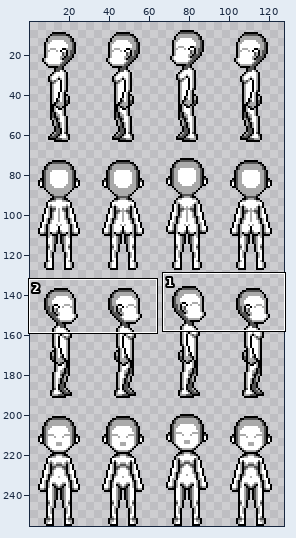
Sprite sheet -- Assets/Character/Female/AvThn/Body/Female_AvThn_Body_Idle.png. The first picture is a wide view before the edit; the outline marks the close-up.
Close-up. First the earlier version:
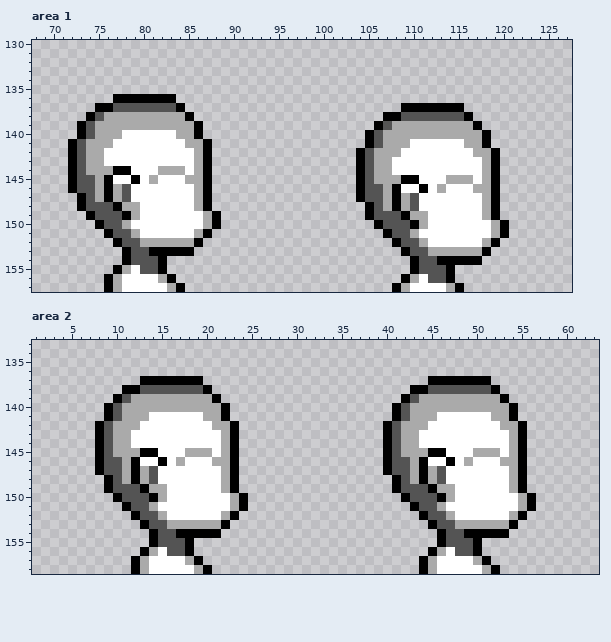
The file is 128x256 pixels. Shown: area 1: x 68..127, y 130..157; area 2: x 1..63, y 133..158. The wide view leaves out empty margins. The commit also changed other parts of the picture, which this record leaves out.
Once edited:
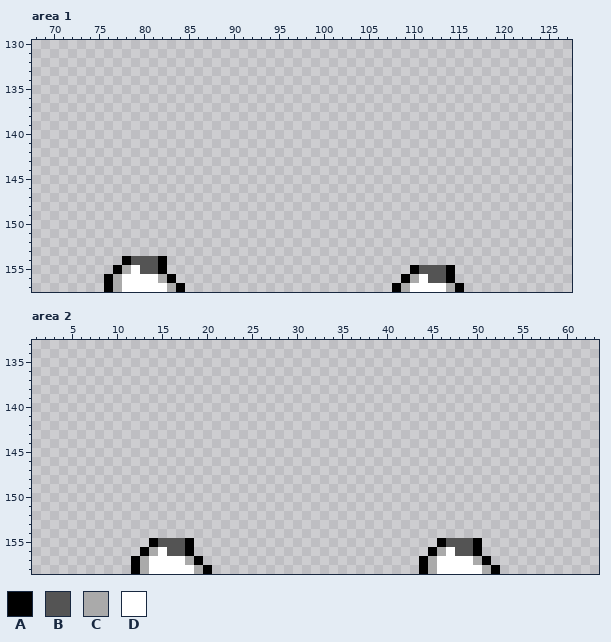
Palette (. is transparent): A #000000  B #545454  C #aaaaaa  D #ffffff
Difference:
Area 1:
y 136: x 77..83 AAAAAAA -> .......
y 137: x 75..84 AABBBBBBBA -> ..........; x 109..115 AAAAAAA -> .......
y 138: x 74..85 ABCCCCCCCCCA -> ............; x 107..116 AABBBBBBBA -> ..........
y 139: x 73..86 ABCCCCCCCCCCCA -> ..............; x 106..117 ABCCCCCCCCCA -> ............
y 140: x 73..86 ABCCCDDDDDDCCA -> ..............; x 105..118 ABCCCCCCCCCCCA -> ..............
y 141: x 72..87 ABCCCDDDDDDDDCCA -> ................; x 105..118 ABCCCDDDDDDCCA -> ..............
y 142: x 72..87 ABCCDDDDDDDDDDCA -> ................; x 104..119 ABCCCDDDDDDDDCCA -> ................
y 143: x 72..87 ABCCDDDDDDDDDDCA -> ................; x 104..119 ABCCDDDDDDDDDDCA -> ................
y 144: x 72..87 ABCCCAADDDCCCDCA -> ................; x 104..119 ABCCDDDDDDDDDDCA -> ................
y 145: x 72..87 ABBCADDADCDDDCCA -> ................; x 104..119 ABCCCAADDDCCCDCA -> ................
y 146: x 72..87 ABBCACBDDDDDDDCA -> ................; x 104..119 ABBCADDADCDDDCCA -> ................
y 147: x 73..87 ABCACBDDDDDDDCA -> ...............; x 104..119 ABBCACBDDDDDDDCA -> ................
y 148: x 73..87 ABBBACCDDDDDDCA -> ...............; x 105..119 ABCACBDDDDDDDCA -> ...............
y 149: x 74..88 ABBBACDDDDDDDCA -> ...............; x 105..119 ABBBACCDDDDDDCA -> ...............
y 150: x 75..88 ABBCDDDDDDDDCA -> ..............; x 106..120 ABBBACDDDDDDDCA -> ...............
y 151: x 76..87 ABBCDDDDDDCA -> ............; x 107..120 ABBCDDDDDDDDCA -> ..............
y 152: x 77..86 ABBCCCCCCA -> ..........; x 108..119 ABBCDDDDDDCA -> ............
y 153: x 78..85 ABBAAAAA -> ........; x 109..118 ABBCCCCCCA -> ..........
y 154: x 110..117 ABBAAAAA -> ........
Area 2:
y 137: x 13..19 AAAAAAA -> .......; x 45..51 AAAAAAA -> .......
y 138: x 11..20 AABBBBBBBA -> ..........; x 43..52 AABBBBBBBA -> ..........
y 139: x 10..21 ABCCCCCCCCCA -> ............; x 42..53 ABCCCCCCCCCA -> ............
y 140: x 9..22 ABCCCCCCCCCCCA -> ..............; x 41..54 ABCCCCCCCCCCCA -> ..............
y 141: x 9..22 ABCCCDDDDDDCCA -> ..............; x 41..54 ABCCCDDDDDDCCA -> ..............
y 142: x 8..23 ABCCCDDDDDDDDCCA -> ................; x 40..55 ABCCCDDDDDDDDCCA -> ................
y 143..144: x 8..23 ABCCDDDDDDDDDDCA -> ................; x 40..55 ABCCDDDDDDDDDDCA -> ................
y 145: x 8..23 ABCCCAADDDCCCDCA -> ................; x 40..55 ABCCCAADDDCCCDCA -> ................
y 146: x 8..23 ABBCADDADCDDDCCA -> ................; x 40..55 ABBCADDADCDDDCCA -> ................
y 147: x 8..23 ABBCACBDDDDDDDCA -> ................; x 40..55 ABBCACBDDDDDDDCA -> ................
y 148: x 9..23 ABCACBDDDDDDDCA -> ...............; x 41..55 ABCACBDDDDDDDCA -> ...............
y 149: x 9..23 ABBBACCDDDDDDCA -> ...............; x 41..55 ABBBACCDDDDDDCA -> ...............
y 150: x 10..24 ABBBACDDDDDDDCA -> ...............; x 42..56 ABBBACDDDDDDDCA -> ...............
y 151: x 11..24 ABBCDDDDDDDDCA -> ..............; x 43..56 ABBCDDDDDDDDCA -> ..............
y 152: x 12..23 ABBCDDDDDDCA -> ............; x 44..55 ABBCDDDDDDCA -> ............
y 153: x 13..22 ABBCCCCCCA -> ..........; x 45..54 ABBCCCCCCA -> ..........
y 154: x 14..21 ABBAAAAA -> ........; x 46..53 ABBAAAAA -> ........
Pixel boxes of the changes (left, top, right, bottom) in both close-ups:
erased: (68, 94, 221, 256)
erased: (356, 103, 509, 265)
erased: (95, 376, 248, 538)
erased: (383, 376, 536, 538)
